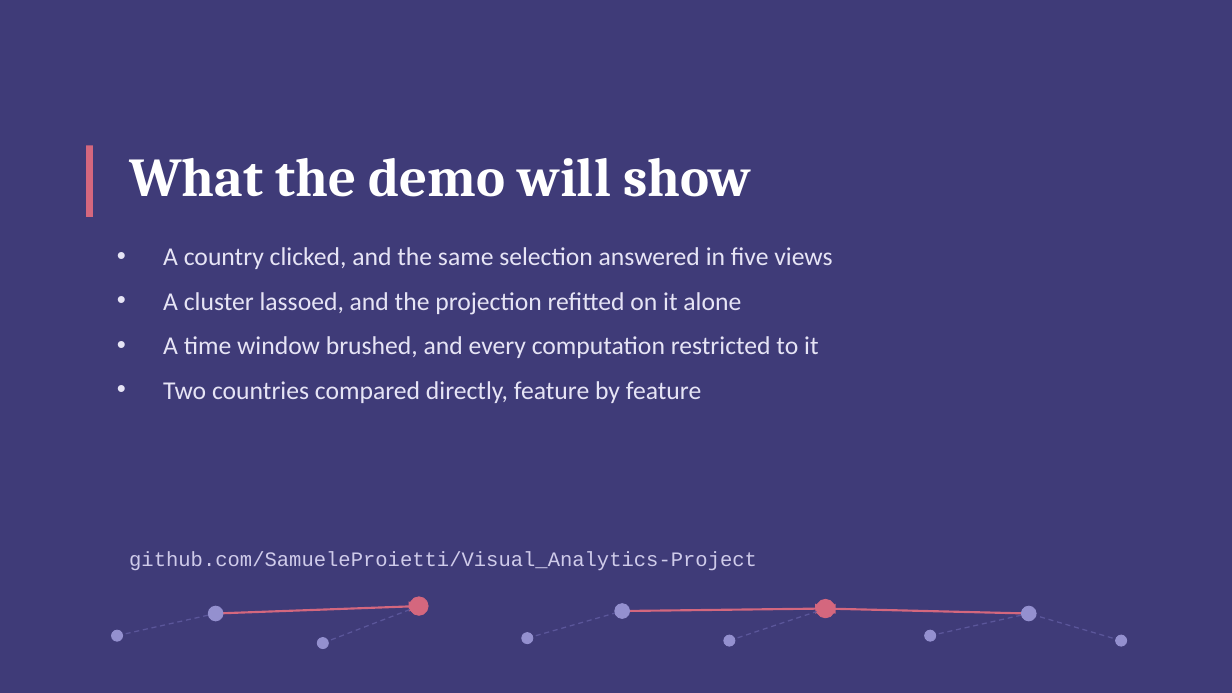
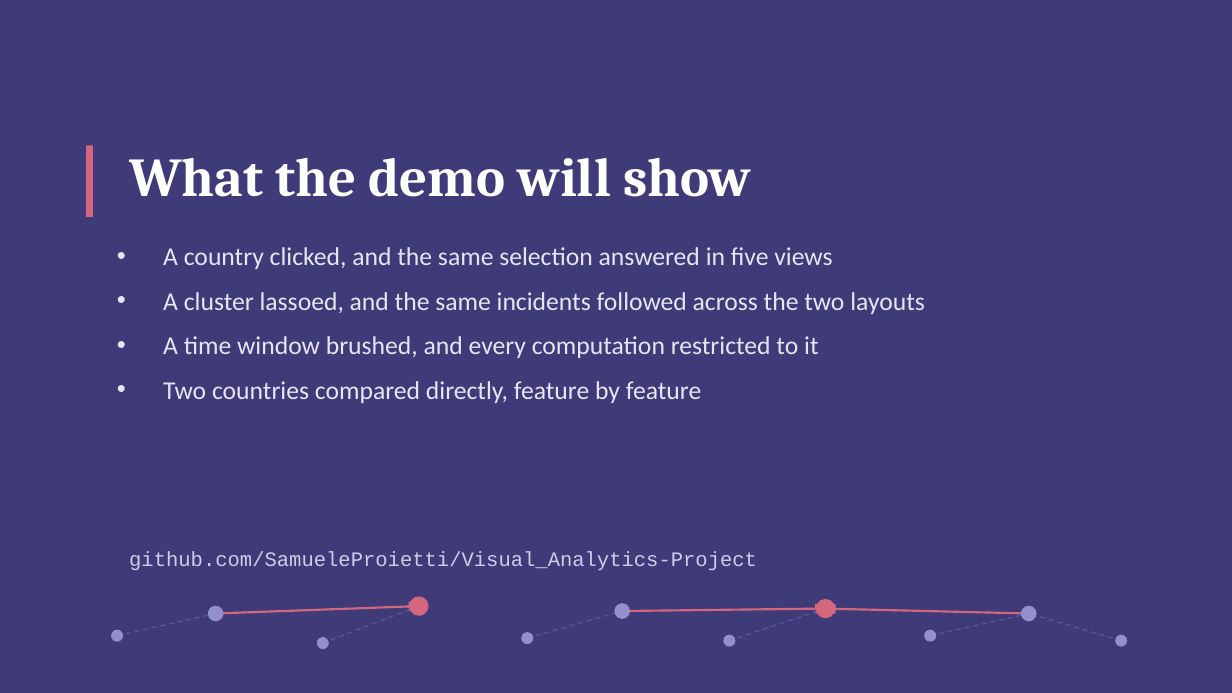
Before and after one commit to SamueleProietti/Visual_Analytics-Project, a slide deck: slide 19 of docs/slides/Threat-Shape.pptx. Drawn at 1232x693 pixels with LibreOffice and Linux fonts; fonts in the diff are those of the drawing. Boxes give left, top, right and bottom in pixels: in the first picture for what was removed or moved away, otherwise in the second. Text is boxed around its words. In the diff, an @@ line names an element or a change of style, - is before the commit and + after.

Commit message:
Revision after review: lasso as pure selection, fixed-row contrast panel, direct t-SNE and comparison with PCA + t-SNE

```diff
--- a/docs/slides/Threat-Shape.pptx
+++ b/docs/slides/Threat-Shape.pptx
@@ text at bbox=[163, 292, 925, 314]: text changed @@
-• A cluster lassoed, and the projection refitted on it alone
+• A cluster lassoed, and the same incidents followed across the two layouts
```
Also in this commit, not shown: 4 other slides changed, 2 slides added, 2 slides removed, 28 other files.
